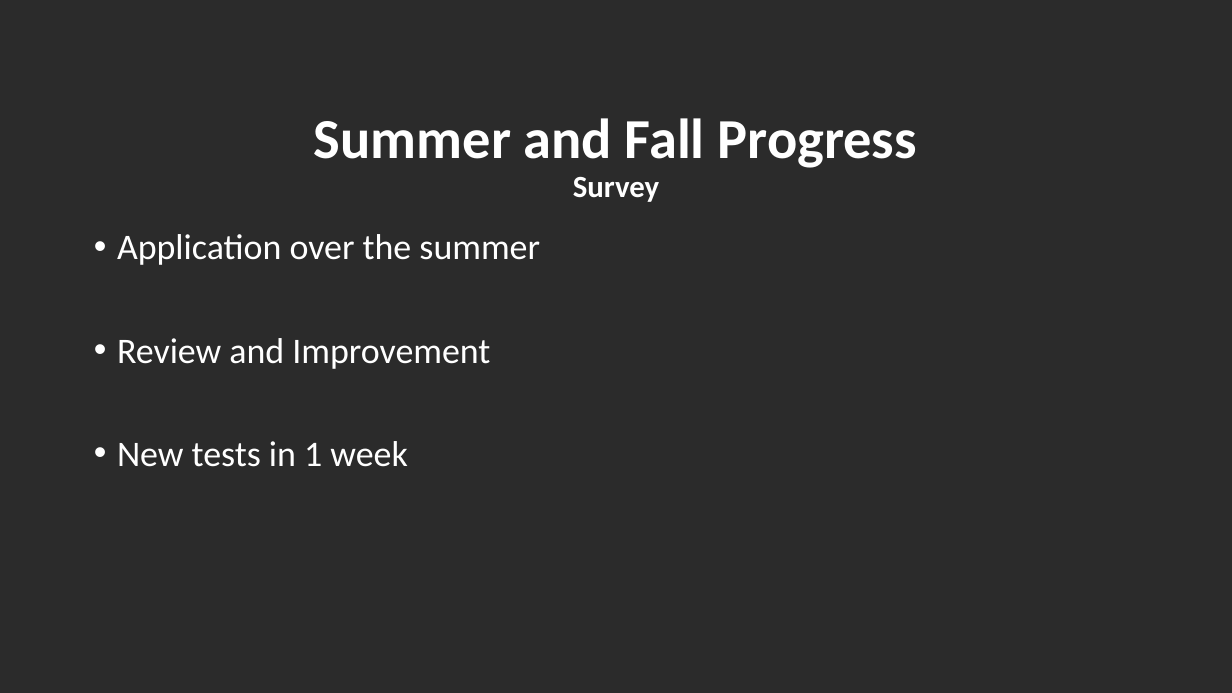
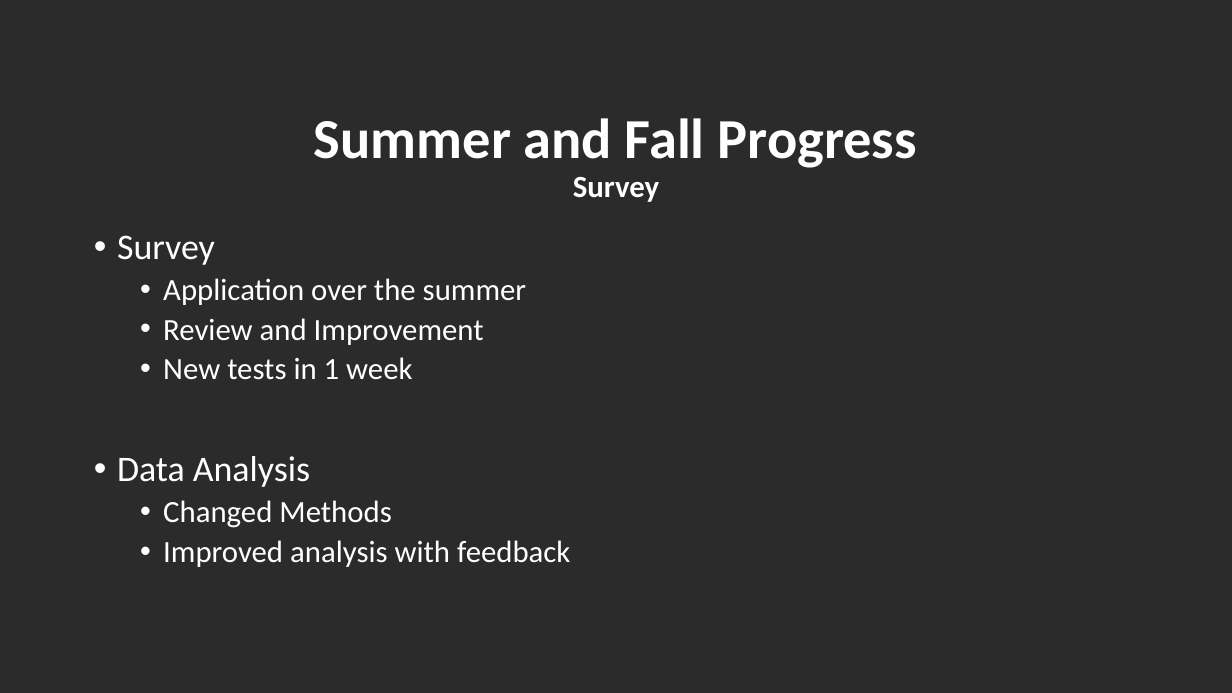
Before and after one commit to turfeffect/Docs, a slide deck: slide 7 of Presentations/Fall Review Meeting/A FRAMEWORK TO EVALUATE MARINE RESERVES IN MEXICO.pptx (slide 6 before the commit). Drawn at 1232x693 pixels with LibreOffice and Linux fonts; fonts in the diff are those of the drawing; background and template pictures are left out; a plain dark background stands for a picture behind light text. Boxes give left, top, right and bottom in pixels: in the first picture for what was removed or moved away, otherwise in the second. Text is boxed around its words. In the diff, an @@ line names an element or a change of style, - is before the commit and + after.

```diff
--- a/Presentations/Fall Review Meeting/A FRAMEWORK TO EVALUATE MARINE RESERVES IN MEXICO.pptx
+++ b/Presentations/Fall Review Meeting/A FRAMEWORK TO EVALUATE MARINE RESERVES IN MEXICO.pptx
@@ text at (117, 235, 215, 265): paragraph added @@
+• Survey
@@ text at (163, 278, 526, 380): size 28 to 24 pt in "Application over the summer", "Review and Improvement", "New tests in 1 week"; list level 1 to 2 in "Application over the summer"; list level 1 to 2 in "Review and Improvement"; list level 1 to 2 in "New tests in 1 week" @@
@@ text at (117, 456, 570, 567): paragraphs added @@
+• Data Analysis
+  • Changed Methods
+  • Improved analysis with feedback
```
Also in this commit, not shown: 4 other slides changed, 4 slides added, 3 slides removed.
